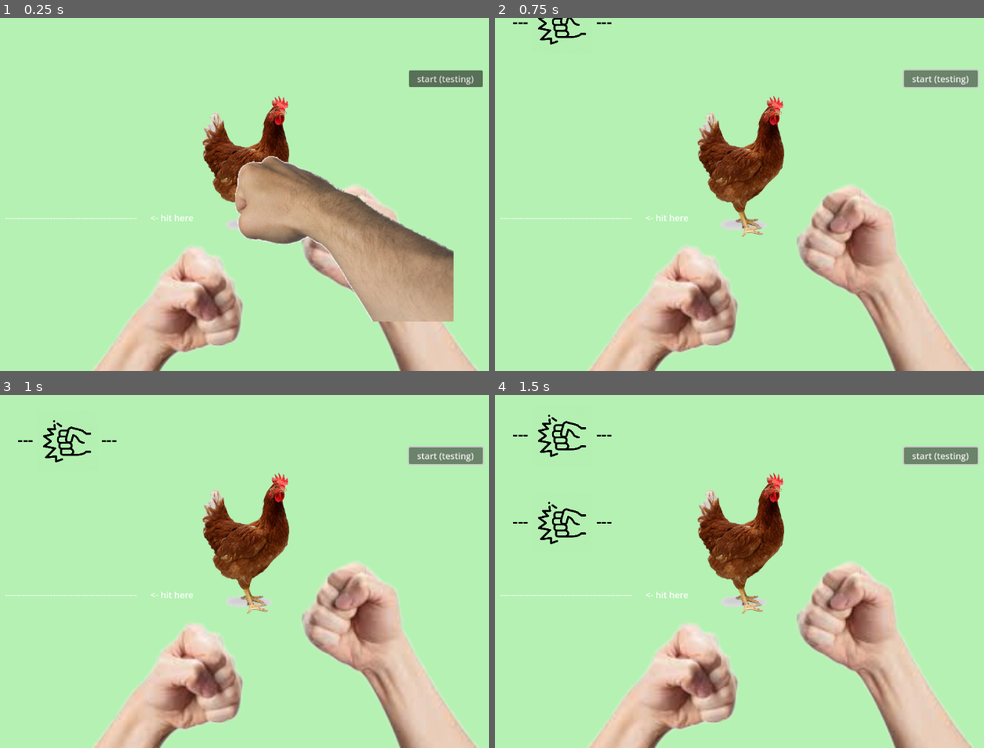
Above: before the commit, frames 1-4 (two rows, left to right).
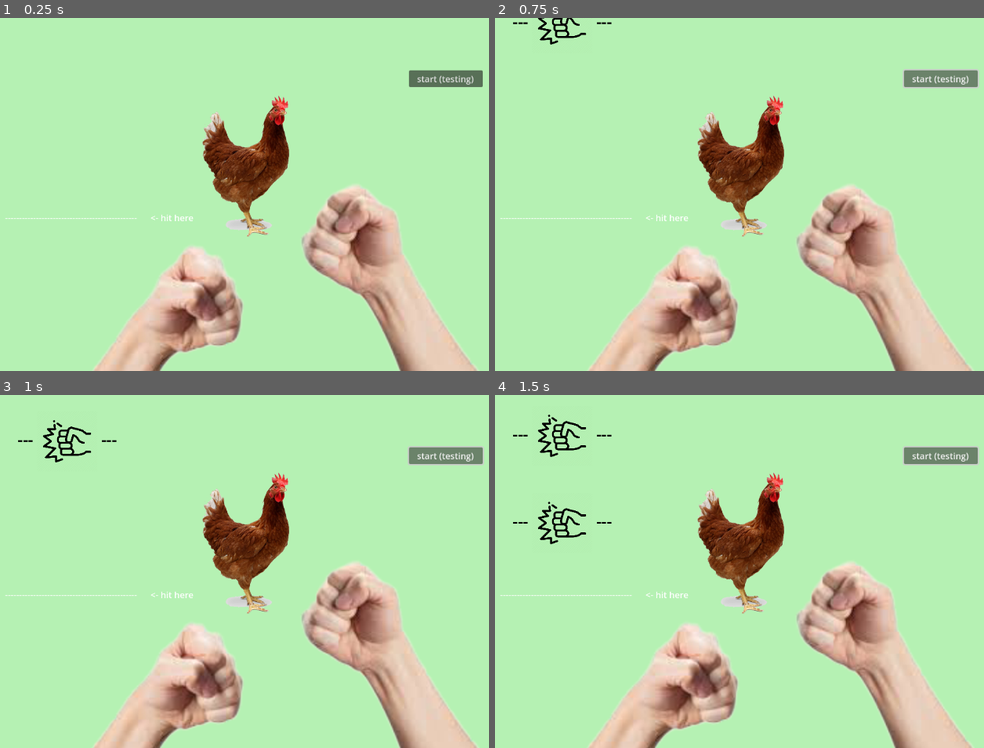
Above: after the commit, the same moments.

Repository: BigHBen/ACM_GameDev_Fall2024
Game: Godot game, scene res://Scenes/chicken_punching.tscn
Two runs of this game, one before a commit and one after it. Both use one fixed random seed, a clock stepped at 60 frames per second and the inputs below. This scene is started directly instead of the project's main scene.
Inputs:
- Up to frame 1 (0.25 s): no input
- Up to frame 2 (0.75 s): click "start (testing)" at 0.5 s
- Up to frame 3 (1 s): no input
- Up to frame 4 (1.5 s): click "start (testing)" at 1.25 s

The runs differ from the first frame. In frame 1, 9.4% of the frame differs, in the area x 48-93%, y 39-86%; in frame 2, nothing differs; in frame 3, nothing differs; in frame 4, nothing differs.

Commit message:
added sound effects
added sound effects for missing, getting an early or late hit, and for getting a perfect hit

-- next to do is to add different graphics for each hit and a health bar on the chicken

Diff:
--- a/Scenes/chicken_punching.tscn
+++ b/Scenes/chicken_punching.tscn
@@ -1,10 +1,14 @@
-[gd_scene load_steps=9 format=3 uid="uid://dcrhvge1ge4sk"]
+[gd_scene load_steps=13 format=3 uid="uid://dcrhvge1ge4sk"]
 
 [ext_resource type="Script" path="res://Scripts/chicken_punching.gd" id="1_ll3ss"]
 [ext_resource type="PackedScene" uid="uid://dh1jrny6htp1j" path="res://Scenes/punch_spawn.tscn" id="2_6ewom"]
 [ext_resource type="Texture2D" uid="uid://cdwmxoxnr6xb6" path="res://Assets/random_photos/placeholder_fists.png" id="3_wbab7"]
 [ext_resource type="Texture2D" uid="uid://nlpuxfwlb1p" path="res://Assets/random_photos/placeholder_chicken.png" id="4_j4f78"]
 [ext_resource type="Texture2D" uid="uid://d27x67bbeg8j4" path="res://Assets/random_photos/placeholder_punch.png" id="5_k6qx7"]
+[ext_resource type="Texture2D" uid="uid://cmtcjwv5xi5bf" path="res://Assets/random_photos/placeholder_dead_chicken.png" id="6_flcwe"]
+[ext_resource type="AudioStream" uid="uid://clsv0sokyweul" path="res://Audio/weak_hit_sfx.wav" id="7_35f8f"]
+[ext_resource type="AudioStream" uid="uid://dbyrm14rlmdgt" path="res://Audio/perfect_hit_sfx.wav" id="8_rft07"]
+[ext_resource type="AudioStream" uid="uid://l35wh1l8nbh0" path="res://Audio/miss_hit_sfx.mp3" id="9_p48hi"]
 
 [sub_resource type="RectangleShape2D" id="RectangleShape2D_8a65t"]
 size = Vector2(228, 15)
@@ -75,6 +79,23 @@
 
 [node name="temp punch ani" type="Timer" parent="."]
 
+[node name="PlaceholderDeadChicken" type="Sprite2D" parent="."]
+z_index = -5
+position = Vector2(671, 311)
+scale = Vector2(0.270443, 0.270443)
+texture = ExtResource("6_flcwe")
+
+[node name="meh_hit_sfx" type="AudioStreamPlayer2D" parent="."]
+stream = ExtResource("7_35f8f")
+
+[node name="perfect_hit_sfx" type="AudioStreamPlayer2D" parent="."]
+stream = ExtResource("8_rft07")
+
+[node name="miss_sfx" type="AudioStreamPlayer2D" parent="."]
+stream = ExtResource("9_p48hi")
+volume_db = 3.5
+
+[connection signal="ready" from="." to="." method="_on_ready"]
 [connection signal="timeout" from="spawn_punch_timer" to="." method="_on_spawn_punch_timer_timeout"]
 [connection signal="area_entered" from="perfect_zone" to="." method="_on_perfect_zone_area_entered"]
 [connection signal="area_exited" from="perfect_zone" to="." method="_on_perfect_zone_area_exited"]
--- a/Scripts/chicken_punching.gd
+++ b/Scripts/chicken_punching.gd
@@ -13,6 +13,15 @@
 #	temp fists
 @onready var fists1 = $PlaceholderFists2
 @onready var fists2 = $PlaceholderPunch
+
+#	temp chicken
+@onready var alive_chicken = $PlaceholderChicken
+@onready var dead_chicken = $PlaceholderDeadChicken
+
+#	audio for punches
+@onready var meh_hit_sfx = $meh_hit_sfx
+@onready var perfect_hit_sfx = $perfect_hit_sfx
+@onready var miss_sfx = $miss_sfx
 
 #	these booleans are to check if a rhythm icon has spawned, and if it has, then it will
 #	check whether it was perfectly aligned with the line, or if it was off the line.
@@ -33,32 +42,42 @@
 #	testing the minigame with a boolean
 var game_started_testing = false
 
+func _on_ready() -> void:
+	fists2.hide()
+	dead_chicken.hide()
+
 # Called every frame. 'delta' is the elapsed time since the previous frame.
 func _process(delta: float) -> void:
 	if(game_started_testing && !is_spawned && chicken_health > 0):
 		spawn_hit()
 		is_spawned = true
 		wait_for_next_hit()
+	if(chicken_health <= 0):
+		_replace_chicken()
 
 #	constantly checking if the player has clicked yet anywhere on the viewport
 func _input(event):
 	if(event.is_pressed() and event.button_index == MOUSE_BUTTON_LEFT):
-		_user_clicked()
+		if(game_started_testing):
+			_user_clicked()
 
 #	if the player has clicked, then this will check whether it was a miss or not, and then
 #	set the timer to force the user to wait until they can click again.
 func _user_clicked() -> void:
-	if(can_hit):
+	if(can_hit && game_started_testing):
 		_play_punch()
 		if(perfect_hit):
+			perfect_hit_sfx.play()
 			print("perfect")
 			chicken_health -= 3
 			print("chicken health is now: ", chicken_health)
 		else: if(meh_hit):
+			meh_hit_sfx.play()
+			print("meh")
 			chicken_health -= 2
 			print("chicken health is now: ", chicken_health)
-			print("meh")
 		else:
+			miss_sfx.play(0.15)
 			print("miss")
 			print("chicken health is still: ", chicken_health)
 
@@ -107,6 +126,8 @@
 
 func _on_button_pressed() -> void:
 	game_started_testing = true
+	perfect_hit = false
+	meh_hit = false
 
 func _play_punch() -> void:
 	fists1.hide()
@@ -116,3 +137,7 @@
 func _on_temp_punch_ani_timeout() -> void:
 	fists1.show()
 	fists2.hide()
+
+func _replace_chicken() -> void:
+	alive_chicken.hide()
+	dead_chicken.show()
Binary file added: Assets/random_photos/placeholder_dead_chicken.png
Not shown, added: Assets/random_photos/placeholder_dead_chicken.png.import
Not shown, added: Audio/miss_hit_sfx.mp3.import
Not shown, added: Audio/perfect_hit_sfx.wav.import
Not shown, added: Audio/weak_hit_sfx.wav.import
Not shown, added: Audio/miss_hit_sfx.mp3
Not shown, added: Audio/perfect_hit_sfx.wav
Not shown, added: Audio/weak_hit_sfx.wav
